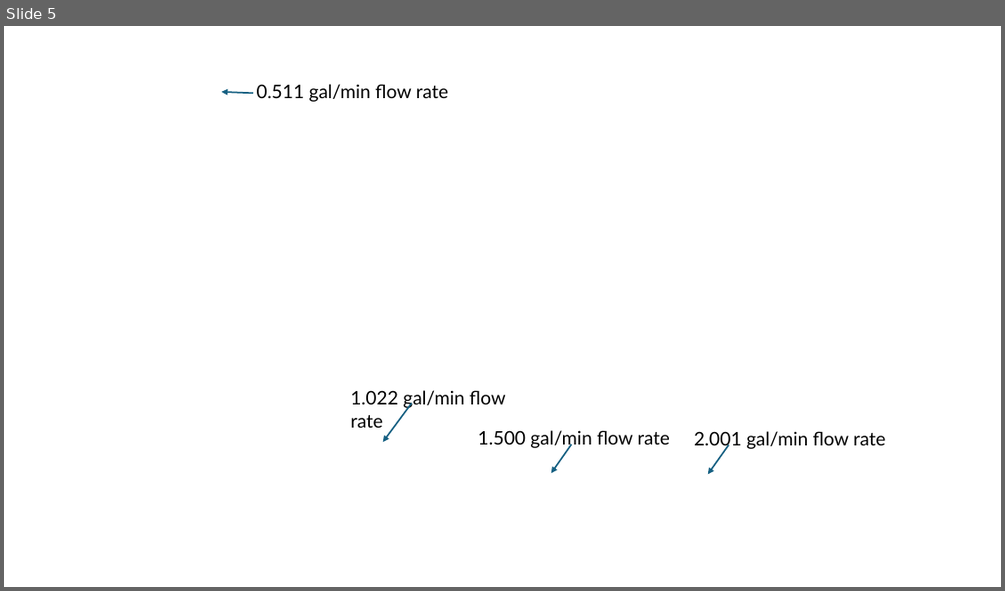
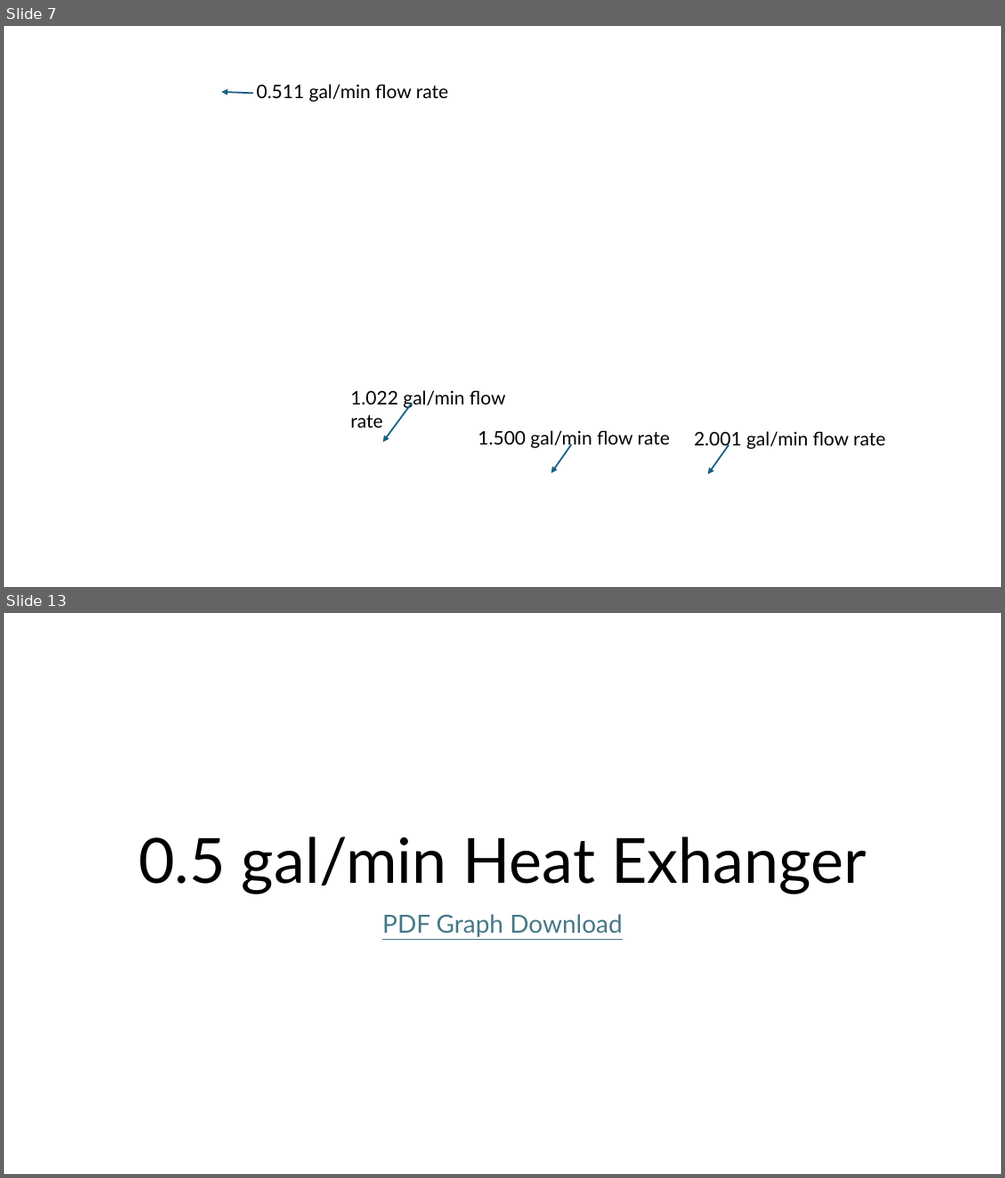
Before and after one commit to ARTS-Laboratory/thermal-loop, a slide deck: resources/Thermal_loop_data/Thermal Loop Data Graphs.pptx. Shown one above the other, each under a label of ours: slide 5 before the commit, slides 7 and 13 after it; the slides between them are not shown. The pictures are 1005x591 and 1005x1178 pixels, drawn with LibreOffice and Linux fonts; fonts in the diff are those of the drawing; background and template pictures are left out. Boxes give left, top, right and bottom in pixels: in the first picture for what was removed or moved away, otherwise in the second. Text is boxed around its words. In the diff, an @@ line names an element or a change of style, - is before the commit and + after.

```diff
--- a/resources/Thermal_loop_data/Thermal Loop Data Graphs.pptx
+++ b/resources/Thermal_loop_data/Thermal Loop Data Graphs.pptx
@@ slide 13 added at [4,613,1001,1174], background #FFFFFF @@
@@ title added at [138,836,866,894], 60 pt, text #000000 @@
+0.5 gal/min Heat Exhanger
@@ subtitle added at [382,914,622,937], 24 pt, text #467886, underline @@
+PDF Graph Download
@@ what was slide 5 is now slide 7 @@
```
Also in this commit, not shown: 3 slides changed, 15 other slides added.
